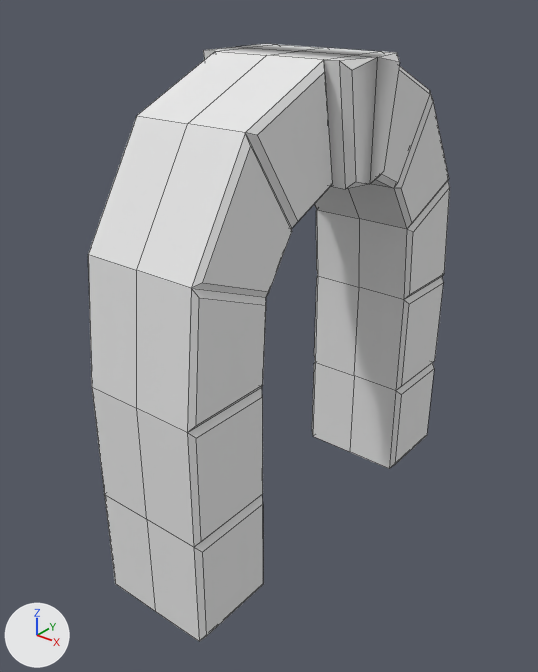
Renders of the FBX model Assets/Objects/doorway.fbx from each side of a commit.
Before and after are seen from a camera (50 mm lens) standing at (7.19, -9.7, 9.31) and looking at (-0.18, -0.49, 3.6). The axes (+X, +Y, +Z) are drawn at lower left. The lights are the same throughout. Mesh edges are drawn as thin lines. Where no turn or scale is listed for an object, it has been applied to the vertices.
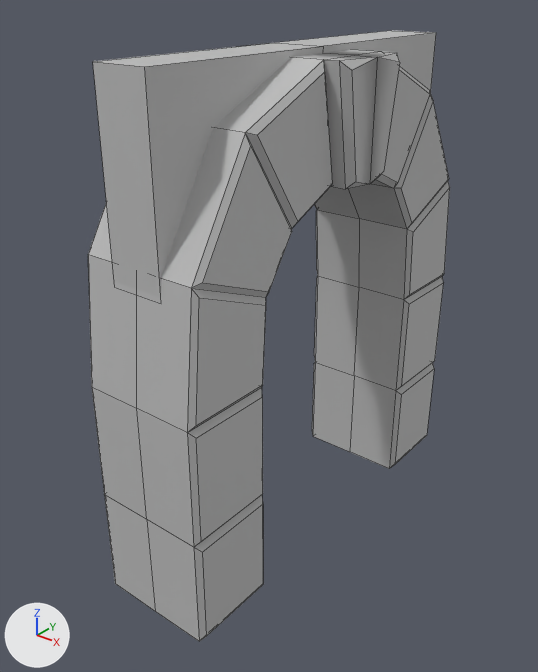
The change, as a list of edits to the scene's bpy script:
```text
Add mat_lightstone:
    mat_lightstone = principled_material('lightStone')
    mat_lightstone.base_color = (0.507, 0.507, 0.507)  # grey #bdbdbd
    mat_lightstone.roughness = 0.69
Change me_cube:
    used by ob_cube; location = (0.0, 0.0, 0.0)
    remove me_cube.from_pydata(...)  # 174 vertices, 178 faces; spans x -1.26..1.38, y -3.73..3.73, z -0.19..8.26
    add me_cube.from_pydata(...)  # 186 vertices, 188 faces; spans x -1.26..1.38, y -3.73..3.73, z -0.19..8.36
    me_cube part 1
    6 vertices are added at (-0.46, -3.55, 5.42), (-0.46, -3.55, 8.36), (-0.46, 3.55, 5.42), (-0.46, 3.55, 8.36), (-0.46, 0.0, 6.74), (-0.46, 0.0, 8.36)
    6 new vertices lie (0.92, 0.0, 0.0) away from vertices in x -0.46, y -3.55..3.55, z 5.42..8.36
    10 new faces join them
    me_cube part 2: 178 faces spanning x -1.26..1.38, y -3.73..3.73, z -0.19..8.26 switch from mat_material (white #e7e7e7) to mat_lightstone (grey #bdbdbd)
```

Changed parts and their boxes [x1, y1, x2, y2] in the pictures (538 x 672 px):
'Cube', reshaped: before [88, 44, 450, 641]; after [88, 30, 450, 641]
part 1 of me_cube, added: after [93, 30, 436, 298]
part 2 of me_cube, recoloured: [88, 49, 450, 641] in both
